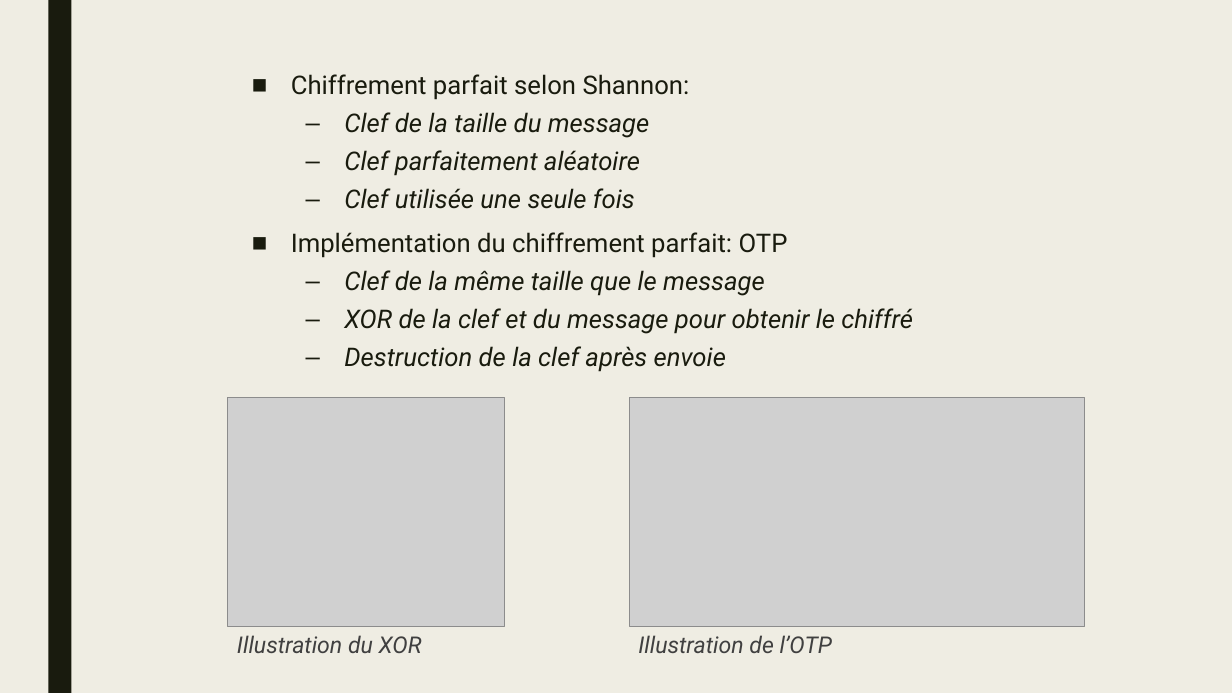
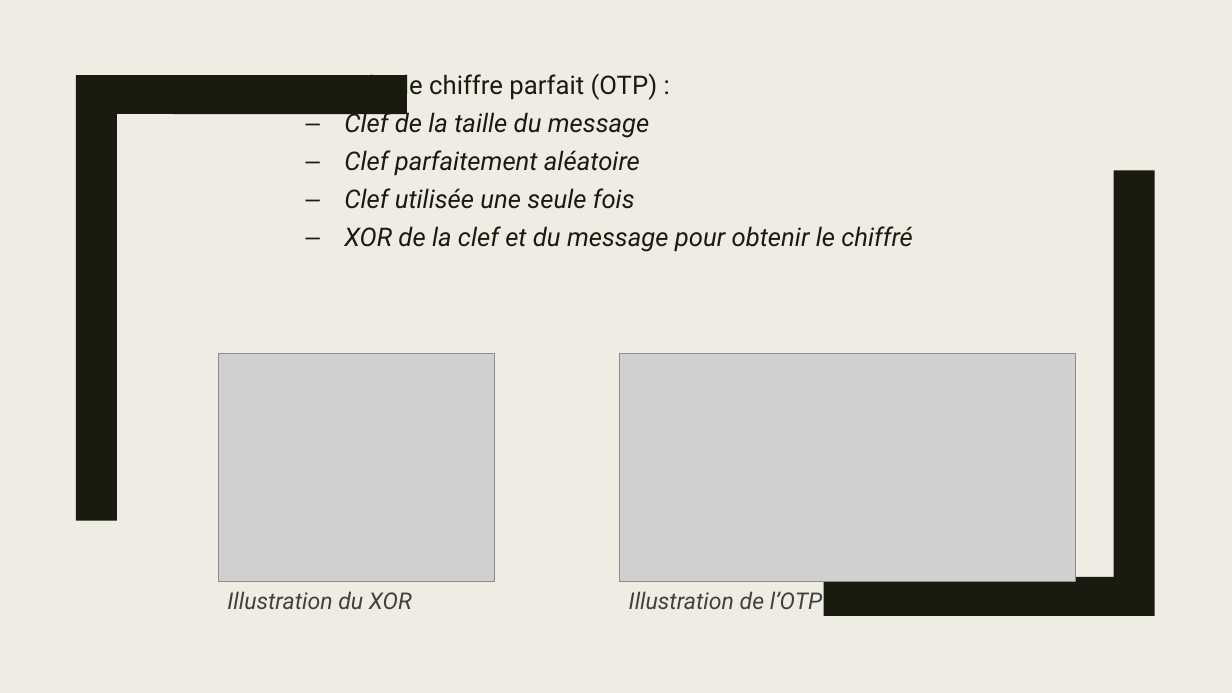
Before and after one commit to Chaman-veteran/wocsa_crypto, a slide deck: slide 7 of presentation.pptx. Drawn at 1232x693 pixels with LibreOffice and Linux fonts; fonts in the diff are those of the drawing; grey boxes stand for pictures. Boxes give left, top, right and bottom in pixels: in the first picture for what was removed or moved away, otherwise in the second. Text is boxed around its words. In the diff, an @@ line names an element or a change of style, - is before the commit and + after.

```diff
--- a/presentation.pptx
+++ b/presentation.pptx
@@ rectangle removed at (48,0,71,693) @@
@@ freeform shape added at (76,75,407,520), fill #191B0E @@
@@ text at (291,70,658,100): text changed @@
-■ Chiffrement parfait selon Shannon:
+■ Exemple de chiffre parfait (OTP) :
@@ freeform shape added at (823,170,1154,616), fill #191B0E @@
@@ text at (291,232,788,296): paragraphs removed @@
-■ Implémentation du chiffrement parfait: OTP
-  – Clef de la même taille que le message
@@ text at (344,346,726,372): paragraph removed @@
-  – Destruction de la clef après envoie
@@ 2 pictures, 2 texts: place and size @@
-2 pictures, 2 texts at (228,397,1085,653)
+2 pictures, 2 texts at (218,353,1076,609)
```
Also in this commit, not shown: 6 other slides changed.
